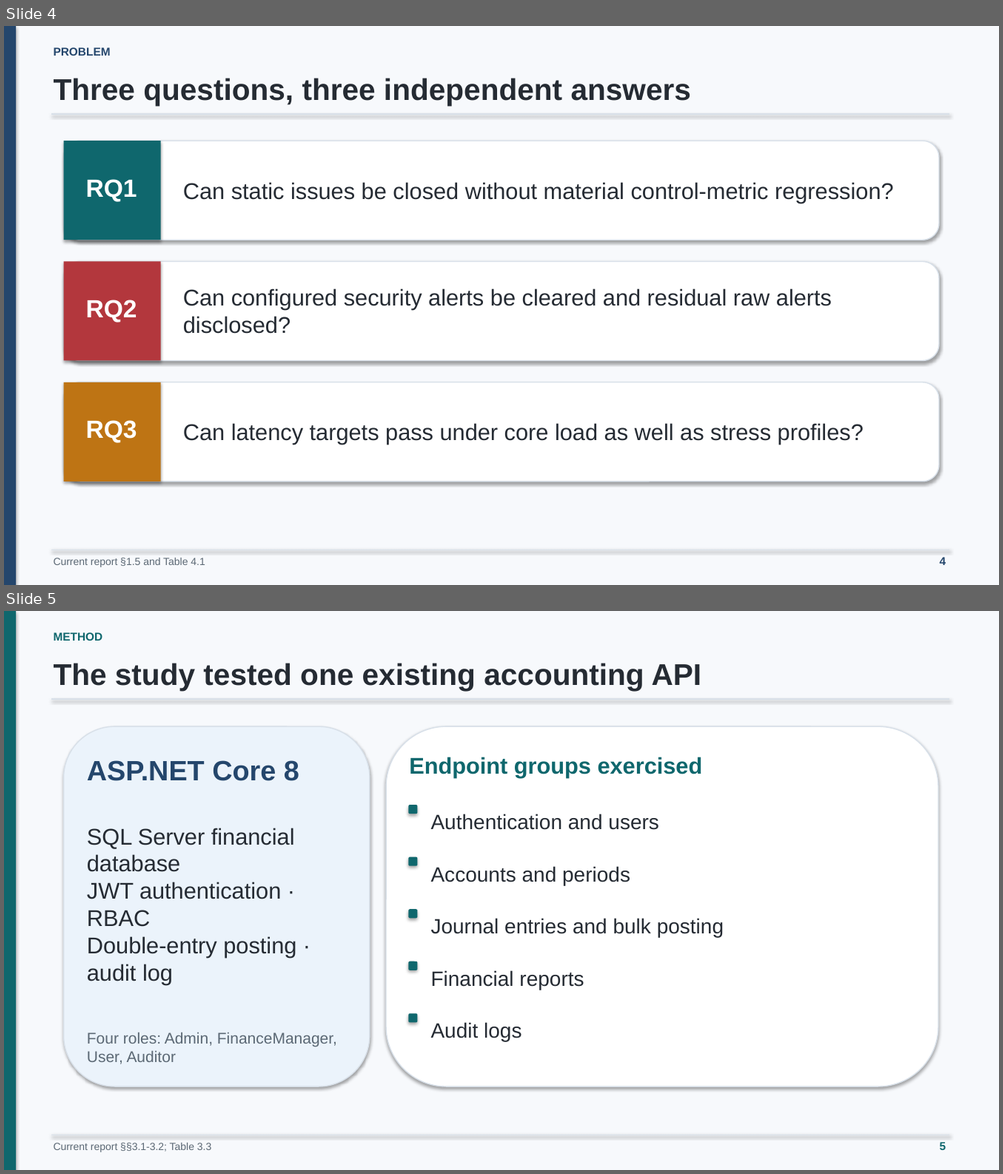
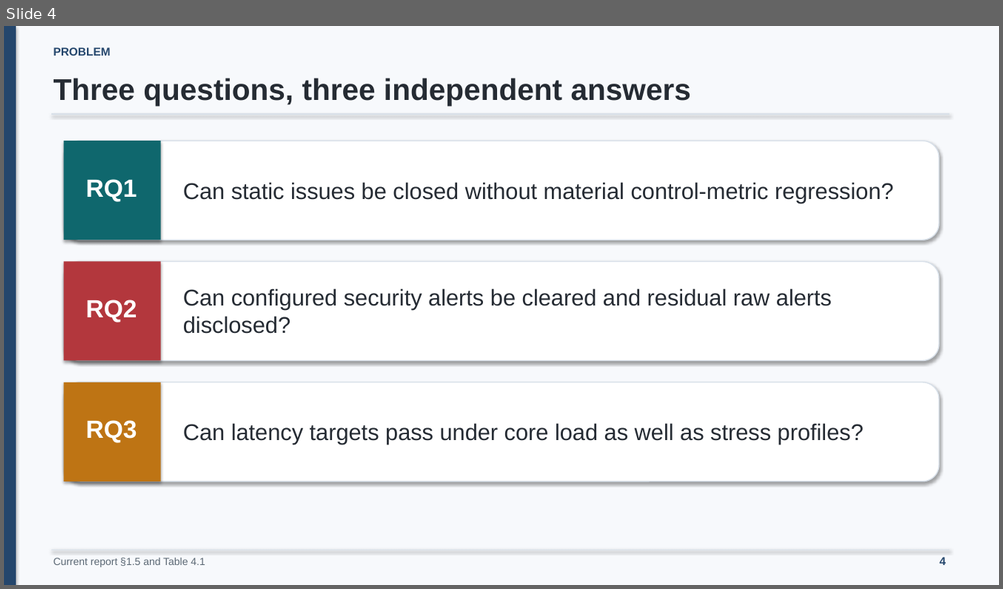
Before and after one commit to minatozaki98/financial-accounting, a slide deck: Document/outputs/final-defense/G6519692_Zaw_Ye_Htut_Ko_Final_Thesis_Defense.pptx. Shown one above the other, each under a label of ours: slides 4 and 5 before the commit, slide 4 after it. The pictures are 1003x1174 and 1003x589 pixels, drawn with LibreOffice and Linux fonts; fonts in the diff are those of the drawing. Boxes give left, top, right and bottom in pixels: in the first picture for what was removed or moved away, otherwise in the second. Text is boxed around its words. In the diff, an @@ line names an element or a change of style, - is before the commit and + after.

```diff
--- a/Document/outputs/final-defense/G6519692_Zaw_Ye_Htut_Ko_Final_Thesis_Defense.pptx
+++ b/Document/outputs/final-defense/G6519692_Zaw_Ye_Htut_Ko_Final_Thesis_Defense.pptx
@@ slide 5 removed at bbox=[4, 611, 999, 1170], background #F7F9FC @@
@@ rectangle removed at bbox=[4, 611, 16, 1170] @@
@@ text removed at bbox=[54, 632, 103, 641] @@
-METHOD
@@ text removed at bbox=[54, 663, 702, 691] @@
-The study tested one existing accounting API
@@ line removed from (52, 699) to (949, 699) @@
@@ rounded rectangle removed at bbox=[64, 726, 370, 1087] @@
@@ rounded rectangle removed at bbox=[386, 726, 938, 1087] @@
@@ text removed at bbox=[87, 760, 299, 781] @@
-ASP.NET Core 8
@@ text removed at bbox=[409, 757, 703, 778] @@
-Endpoint groups exercised
@@ rounded rectangle removed at bbox=[408, 805, 418, 814] @@
@@ text removed at bbox=[87, 828, 296, 985] @@
-SQL Server financial database
-JWT authentication · RBAC
-Double-entry posting · audit log
@@ text removed at bbox=[431, 814, 659, 830] @@
-Authentication and users
@@ rounded rectangle removed at bbox=[408, 857, 418, 866] @@
@@ text removed at bbox=[431, 866, 630, 886] @@
-Accounts and periods
@@ rounded rectangle removed at bbox=[408, 909, 418, 918] @@
@@ text removed at bbox=[431, 918, 723, 937] @@
-Journal entries and bulk posting
@@ rounded rectangle removed at bbox=[408, 962, 418, 971] @@
@@ text removed at bbox=[431, 971, 583, 990] @@
-Financial reports
@@ rounded rectangle removed at bbox=[408, 1014, 418, 1023] @@
@@ text removed at bbox=[431, 1022, 521, 1042] @@
-Audit logs
@@ text removed at bbox=[87, 1033, 337, 1065] @@
-Four roles: Admin, FinanceManager, User, Auditor
@@ line removed from (52, 1136) to (949, 1136) @@
@@ text removed at bbox=[54, 1143, 211, 1153] @@
-Current report §§3.1-3.2; Table 3.3
@@ text removed at bbox=[939, 1142, 946, 1150] @@
-5
```
Also in this commit, not shown: 1 slide changed, 1 slide added, 2 other files.
